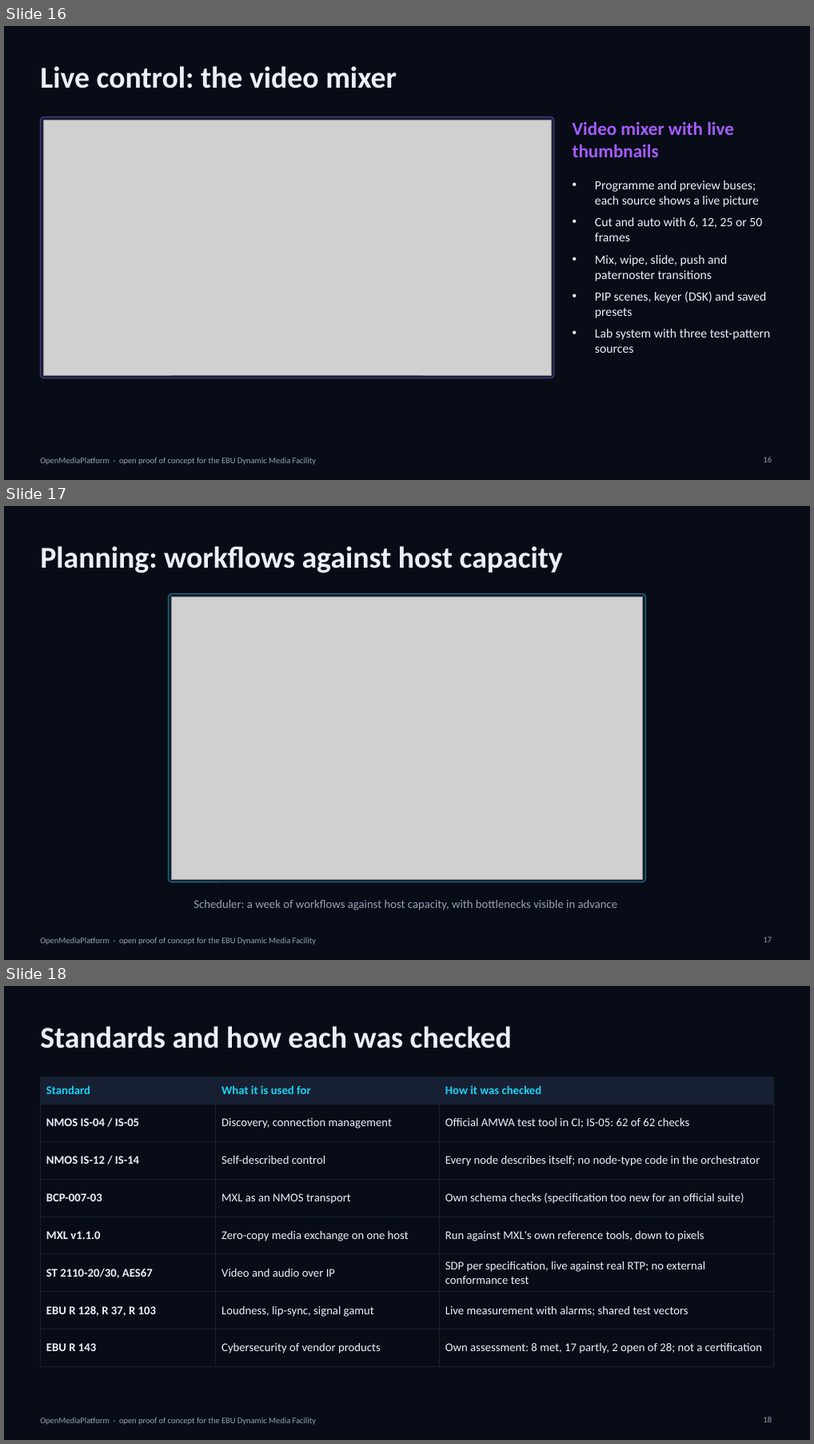
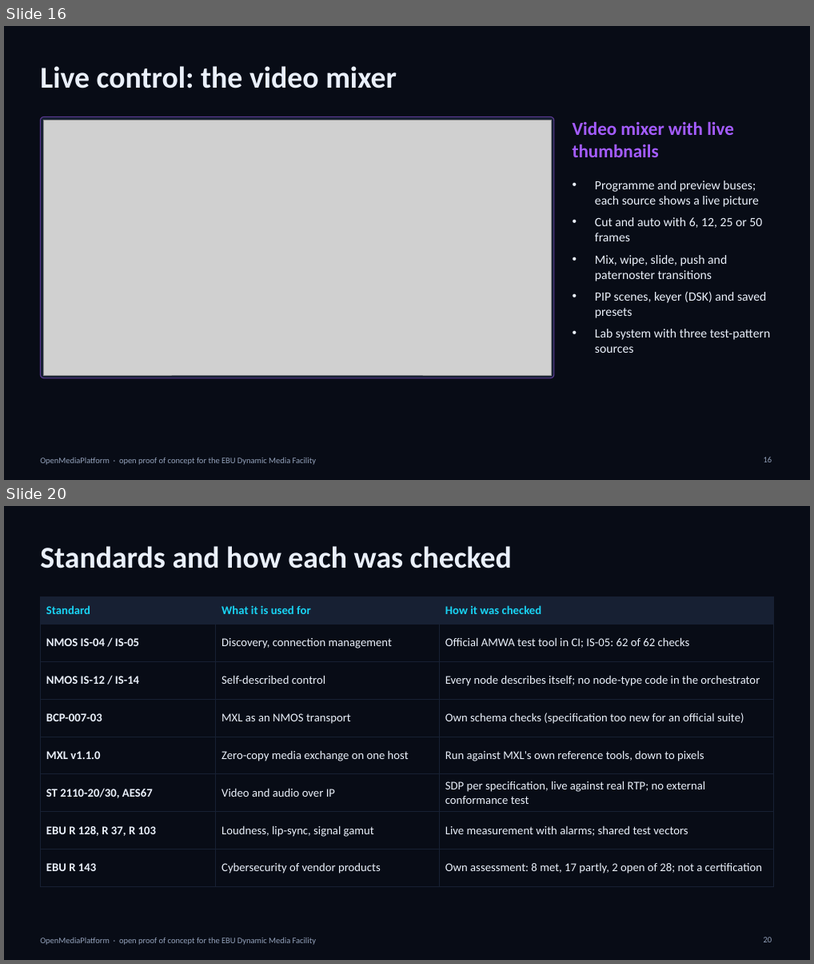
Before and after one commit to infantilo/open-media-platform, a slide deck: docs/ebu-diagrams/OMP-EBU-Presentation.pptx. Shown one above the other, each under a label of ours: slides 16, 17 and 18 before the commit, slides 16 and 20 after it; the slides between them are not shown. The pictures are 814x1444 and 814x964 pixels, drawn with LibreOffice and Linux fonts; fonts in the diff are those of the drawing; grey boxes stand for pictures. Boxes give left, top, right and bottom in pixels: in the first picture for what was removed or moved away, otherwise in the second. Text is boxed around its words. In the diff, an @@ line names an element or a change of style, - is before the commit and + after.

```diff
--- a/docs/ebu-diagrams/OMP-EBU-Presentation.pptx
+++ b/docs/ebu-diagrams/OMP-EBU-Presentation.pptx
@@ slide 17 removed at box(4, 506, 810, 960), background #080C16; not listed: 1 template element that a slide beside it also shows @@
@@ title removed at box(40, 546, 563, 573) @@
-Planning: workflows against host capacity
@@ rounded rectangle removed at box(169, 594, 646, 882) @@
@@ picture removed at box(171, 596, 643, 879) @@
@@ text removed at box(194, 900, 618, 910) @@
-Scheduler: a week of workflows against host capacity, with bottlenecks visible in advance
@@ page number removed at box(764, 936, 773, 942) @@
-17
@@ what was slide 18 is now slide 20 @@
```
Also in this commit, not shown: 4 slides added, 1 other file.
